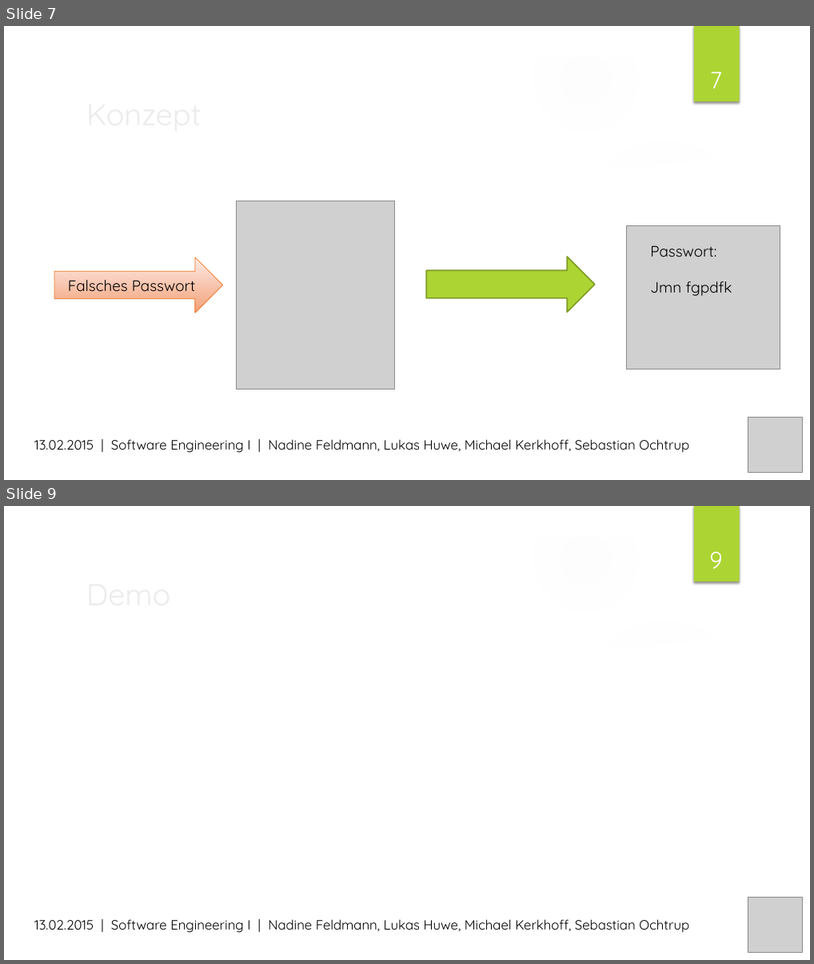
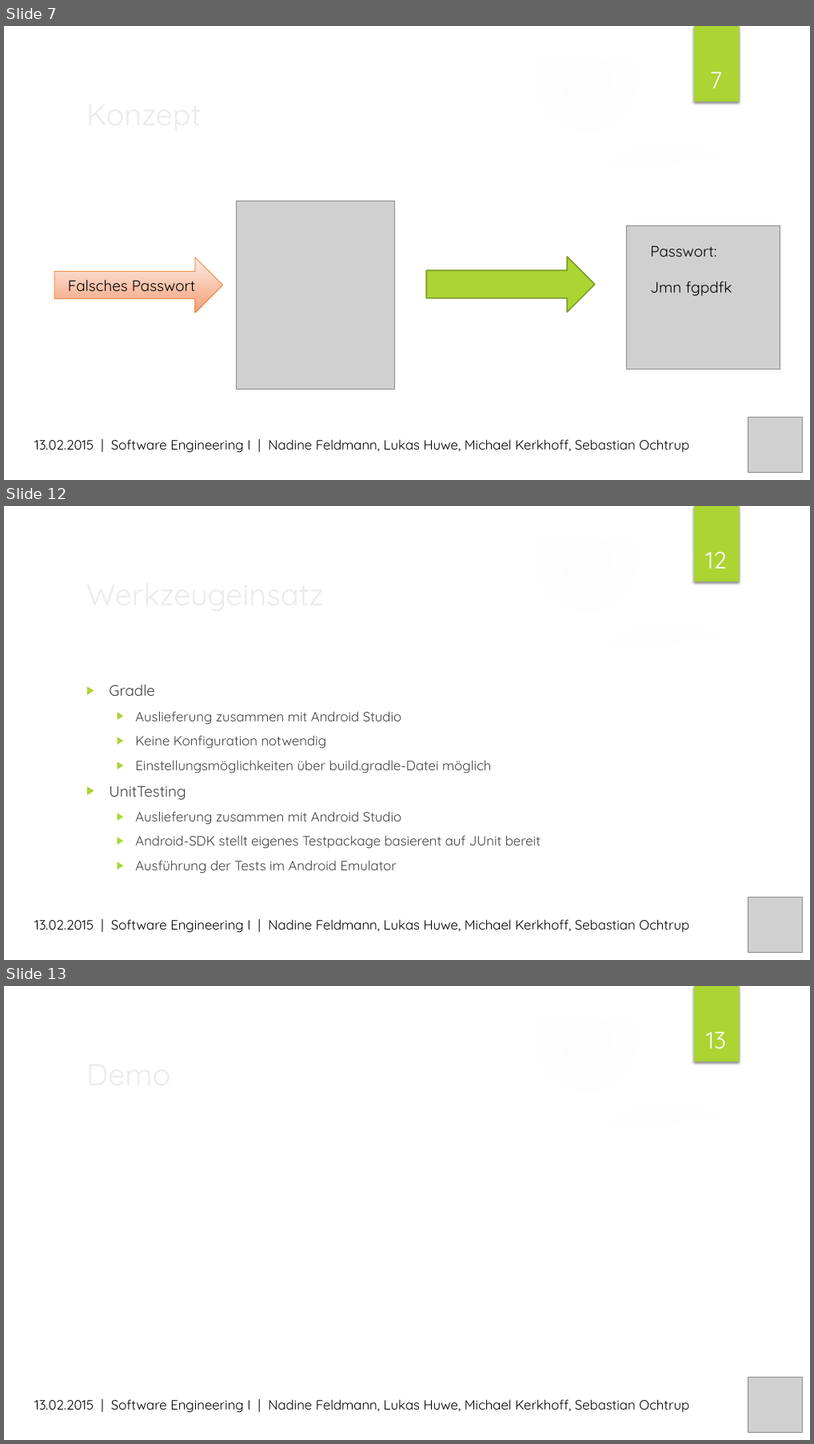
Before and after one commit to MrXXX92/pwsafe, a slide deck: Dokumentation/PWSafe Präsentation.pptx. Shown one above the other, each under a label of ours: slides 7 and 9 before the commit, slides 7, 12 and 13 after it; the slides between them are not shown. The pictures are 814x964 and 814x1444 pixels, drawn with LibreOffice and Linux fonts; fonts in the diff are those of the drawing; grey boxes stand for pictures; background and template pictures are left out. Boxes give left, top, right and bottom in pixels: in the first picture for what was removed or moved away, otherwise in the second. Text is boxed around its words. In the diff, an @@ line names an element or a change of style, - is before the commit and + after.

```diff
--- a/Dokumentation/PWSafe Präsentation.pptx
+++ b/Dokumentation/PWSafe Präsentation.pptx
@@ slide 12 added at (4,506,810,960), background picture (left out); not listed: 9 template elements that a slide beside it also shows @@
@@ page number added at (706,552,726,568), 28 pt, text #FFFFFF @@
+12
@@ title added at (80,570,660,616), 36 pt, text #EBEBEB @@
+Werkzeugeinsatz
@@ text added at (109,684,541,873), 16 pt, text #404040 @@
+▶ Gradle
+  ▶ Auslieferung zusammen mit Android Studio
+  ▶ Keine Konfiguration notwendig
+  ▶ Einstellungsmöglichkeiten über build.gradle-Datei möglich
+▶ UnitTesting
+  ▶ Auslieferung zusammen mit Android Studio
+  ▶ Android-SDK stellt eigenes Testpackage basierent auf JUnit bereit
+  ▶ Ausführung der Tests im Android Emulator
@@ picture added at (748,896,802,952) @@
@@ text added at (34,919,690,932), 16 pt, text #000000 @@
+13.02.2015 | Software Engineering I | Nadine Feldmann, Lukas Huwe, Michael Kerkhoff, Sebastian Ochtrup
@@ what was slide 9 is now slide 13 @@
@@ page number at (706,1032,726,1049): text changed @@
-9
+13
```
Also in this commit, not shown: 1 slide changed, 3 other slides added.
